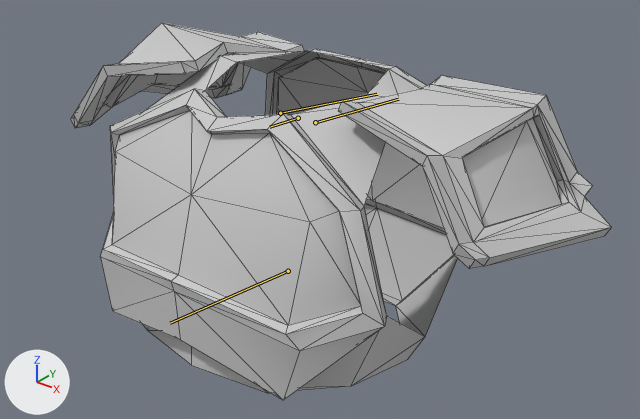
The FBX model client/assets/models/characters/barb/items/item_breastplate.FBX, before and after one commit.
The view is the same before and after, from a 50 mm lens placed at (0.764, -0.888, 2.181), pointed at (0.033, 0.025, 1.615). The axes (+X, +Y, +Z) are drawn at lower left. The lights are the same throughout. Both versions are drawn at frame 2 of the action 'Take 001'; the numbers are the values there. The bones that change are drawn over the model as lines. Mesh edges are drawn as thin lines.

In view in the first picture: 'bp'.
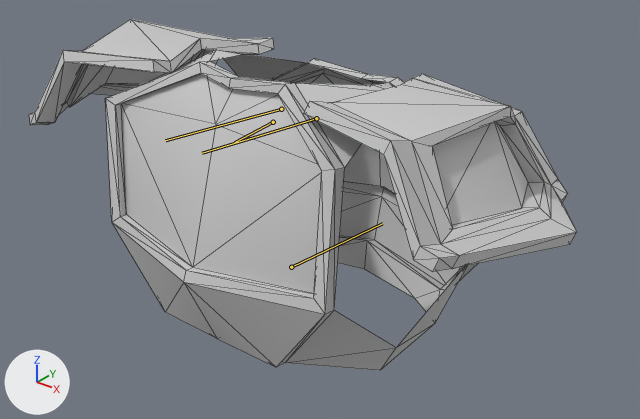
What changed in the scene script:
```text
Change bone_bip001_spine1:
    where bone_bip001_spine1 = bpy.data.objects['Armature'].pose.bones['Bip001 Spine1']  # child of 'Bip001 Spine'
    bone_bip001_spine1.location: (-0.009, 0.0, 0.006) -> (0.0, 0.0, 0.0)
    bone_bip001_spine1.rotation_quaternion: (0.001, 1.0, 0.014, 0.0) -> (1.0, 0.0, 0.0, 0.0)  # degrees (180, 0, 2) -> degrees (0, 0, 0)
Change bone_bip001_neck:
    where bone_bip001_neck = bpy.data.objects['Armature'].pose.bones['Bip001 Neck']  # child of 'Bip001 Spine1'
    bone_bip001_neck.location: (0.009, 0.007, 0.006) -> (0.0, 0.0, 0.0)
    bone_bip001_neck.rotation_quaternion: (0.0, 0.999, -0.038, 0.0) -> (1.0, 0.0, 0.0, 0.0)  # degrees (-180, 0, -4) -> degrees (0, 0, 0)
Change bone_bip001_l_clavicle:
    where bone_bip001_l_clavicle = bpy.data.objects['Armature'].pose.bones['Bip001 L Clavicle']  # child of 'Bip001 Neck'
    bone_bip001_l_clavicle.location: (-0.055, -0.007, -0.021) -> (0.0, 0.0, 0.0)
    bone_bip001_l_clavicle.rotation_quaternion: (-0.017, -0.208, -0.015, 0.978) -> (1.0, 0.0, 0.0, 0.0)  # degrees (-1, 24, -178) -> degrees (0, 0, 0)
Change bone_bip001_r_clavicle:
    where bone_bip001_r_clavicle = bpy.data.objects['Armature'].pose.bones['Bip001 R Clavicle']  # child of 'Bip001 Neck'
    bone_bip001_r_clavicle.location: (-0.068, -0.007, 0.023) -> (0.0, 0.0, 0.0)
    bone_bip001_r_clavicle.rotation_quaternion: (-0.034, 0.209, 0.015, 0.977) -> (1.0, 0.0, 0.0, 0.0)  # degrees (1, -24, -176) -> degrees (0, 0, 0)
```

Where the change shows, as pixel boxes (x1, y1, x2, y2) in the pictures (640 x 419 px):
'bp', posed (7% shorter)
    before: (71, 22, 611, 400)
    after: (29, 19, 577, 370)
bone 'Bip001 Spine1', root to tip
    before: (288, 271) to (170, 323)
    after: (291, 267) to (382, 223)
bone 'Bip001 Neck', root to tip
    before: (298, 118) to (269, 127)
    after: (273, 122) to (234, 142)
bone 'Bip001 L Clavicle', root to tip
    before: (315, 122) to (398, 99)
    after: (281, 109) to (165, 140)
bone 'Bip001 R Clavicle', root to tip
    before: (280, 113) to (377, 94)
    after: (316, 118) to (202, 153)
